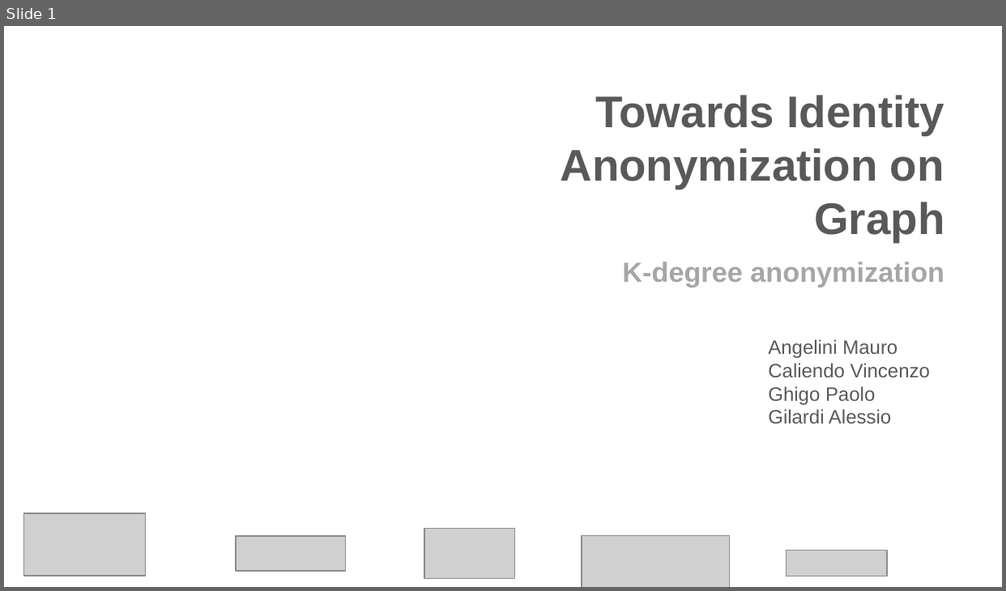
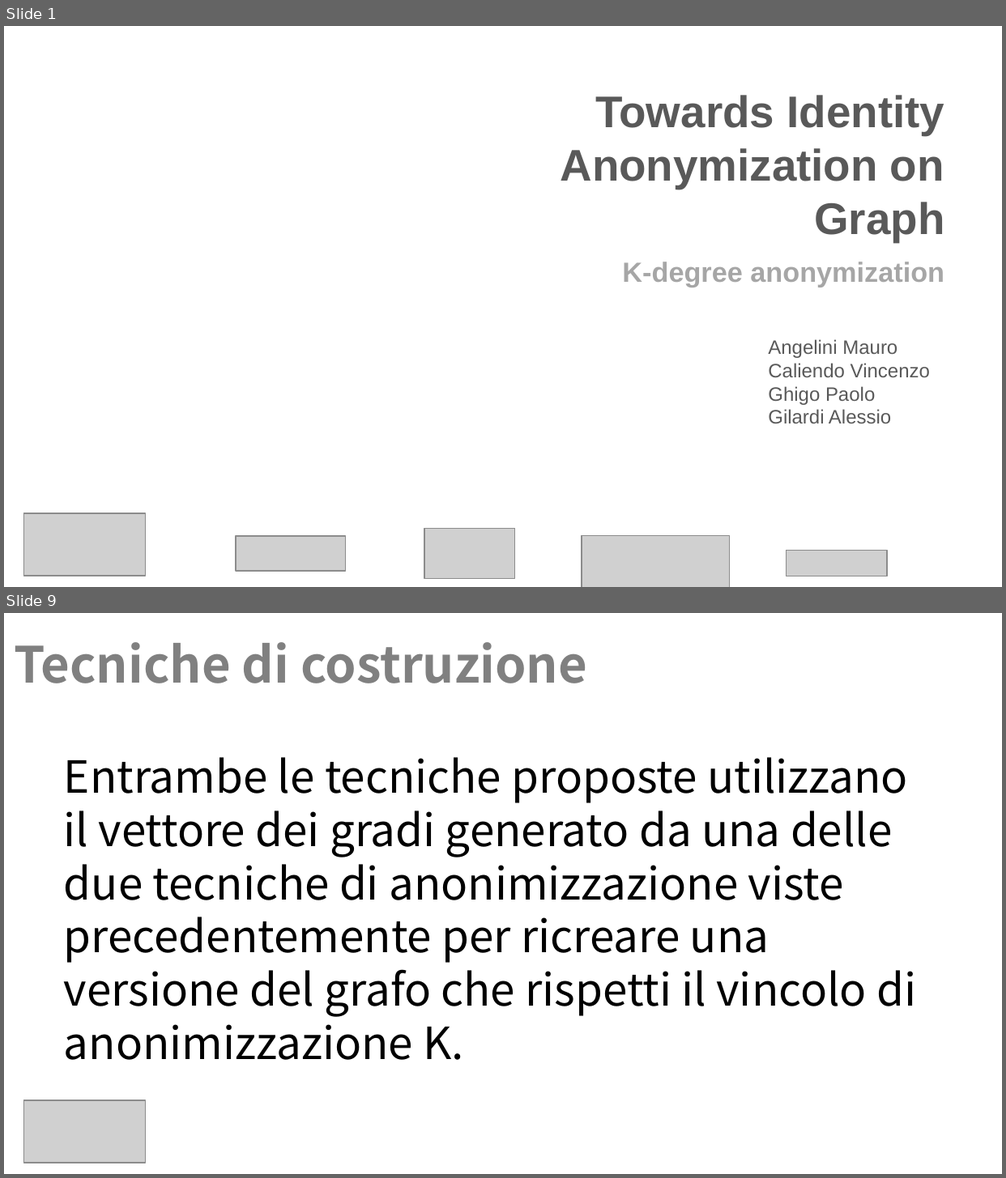
Before and after one commit to Navypowder/DP-P-project, a slide deck: Presentation/Towards_Identity_Anonymization_on_graph(K-degree anonymization).pptx. Shown one above the other, each under a label of ours: slide 1 before the commit, slides 1 and 9 after it; the slides between them are not shown. The pictures are 1006x591 and 1006x1178 pixels, drawn with LibreOffice and Linux fonts; fonts in the diff are those of the drawing; grey boxes stand for pictures; background and template pictures are left out. Boxes give left, top, right and bottom in pixels: in the first picture for what was removed or moved away, otherwise in the second. Text is boxed around its words. In the diff, an @@ line names an element or a change of style, - is before the commit and + after.

```diff
--- a/Presentation/Towards_Identity_Anonymization_on_graph(K-degree anonymization).pptx
+++ b/Presentation/Towards_Identity_Anonymization_on_graph(K-degree anonymization).pptx
@@ slide 9 added at (x1=4, y1=613, x2=1002, y2=1174), background picture (left out) @@
@@ title added at (x1=14, y1=642, x2=587, y2=683), 36 pt, text #808080, bold @@
+Tecniche di costruzione
@@ text added at (x1=64, y1=757, x2=916, y2=1060), 32 pt, text #000000 @@
+Entrambe le tecniche proposte utilizzano il vettore dei gradi generato da una delle due tecniche di anonimizzazione viste precedentemente per ricreare una versione del grafo che rispetti il vincolo di anonimizzazione K.
@@ picture added at (x1=24, y1=1101, x2=146, y2=1164) @@
```
Also in this commit, not shown: 11 other slides added, 2 slides removed, 1 other file.
